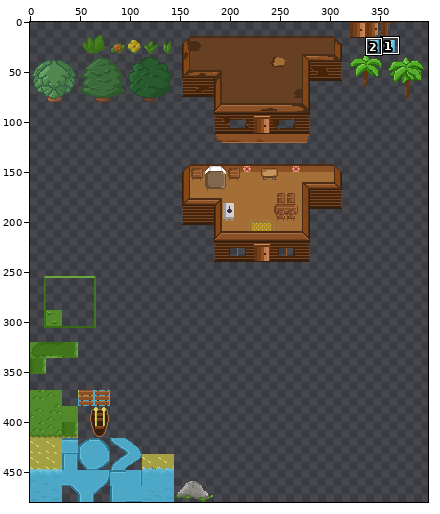
Sprite sheet: assets/NEW/TILESETS/Tiles.png. The first picture is a wide view before the edit; the outline marks the close-up.
Close-up. First the earlier version:
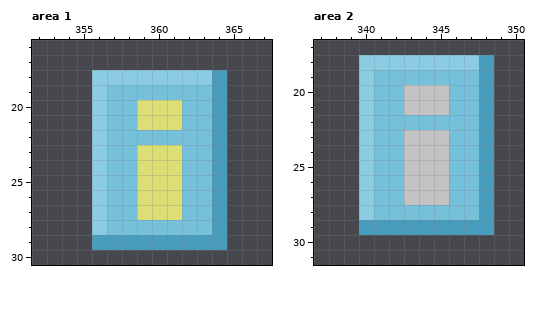
The file is 480x480 pixels. Pixels under 10% opacity are left out. Colours within 5 levels of each other are drawn and written as one. Shown: area 1: x 352..367, y 16..30; area 2: x 337..350, y 17..31. The wide view leaves out empty margins. The commit also changed other parts of the picture, which this record leaves out.
Once edited:
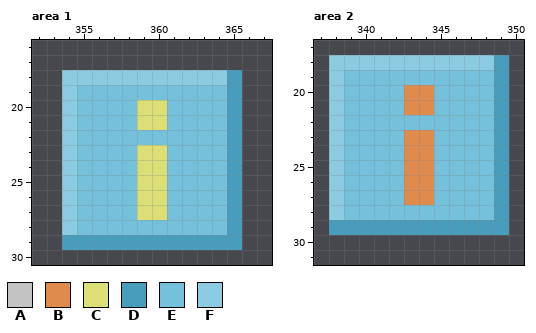
Palette (. is transparent): A #c3c3c3  B #df8b4e  C #dbdf75  D #489dbc  E #75c0da  F #8bcce2
Changes in this commit:
Area 1:
y 18: x 354..355 .. -> FF; x 364..365 D. -> FD
y 19: x 354..356 ..F -> FEE; x 364..365 D. -> ED
y 20..21: x 354..356 ..F -> FEE; x 361 C -> E; x 364..365 D. -> ED
y 22: x 354..356 ..F -> FEE; x 364..365 D. -> ED
y 23..27: x 354..356 ..F -> FEE; x 361 C -> E; x 364..365 D. -> ED
y 28: x 354..356 ..F -> FEE; x 364..365 D. -> ED
y 29: x 354..355 .. -> DD; x 365 . -> D
Area 2:
y 18: x 338..339 .. -> FF; x 348..349 D. -> FD
y 19: x 338..340 ..F -> FEE; x 348..349 D. -> ED
y 20..21: x 338..340 ..F -> FEE; x 343..345 AAA -> BBE; x 348..349 D. -> ED
y 22: x 338..340 ..F -> FEE; x 348..349 D. -> ED
y 23..27: x 338..340 ..F -> FEE; x 343..345 AAA -> BBE; x 348..349 D. -> ED
y 28: x 338..340 ..F -> FEE; x 348..349 D. -> ED
y 29: x 338..339 .. -> DD; x 349 . -> D
Changed places in both close-ups, as pixel boxes (x1, y1, x2, y2):
changed: (62, 70, 107, 250)
changed: (167, 70, 242, 250)
changed: (329, 55, 509, 235)
